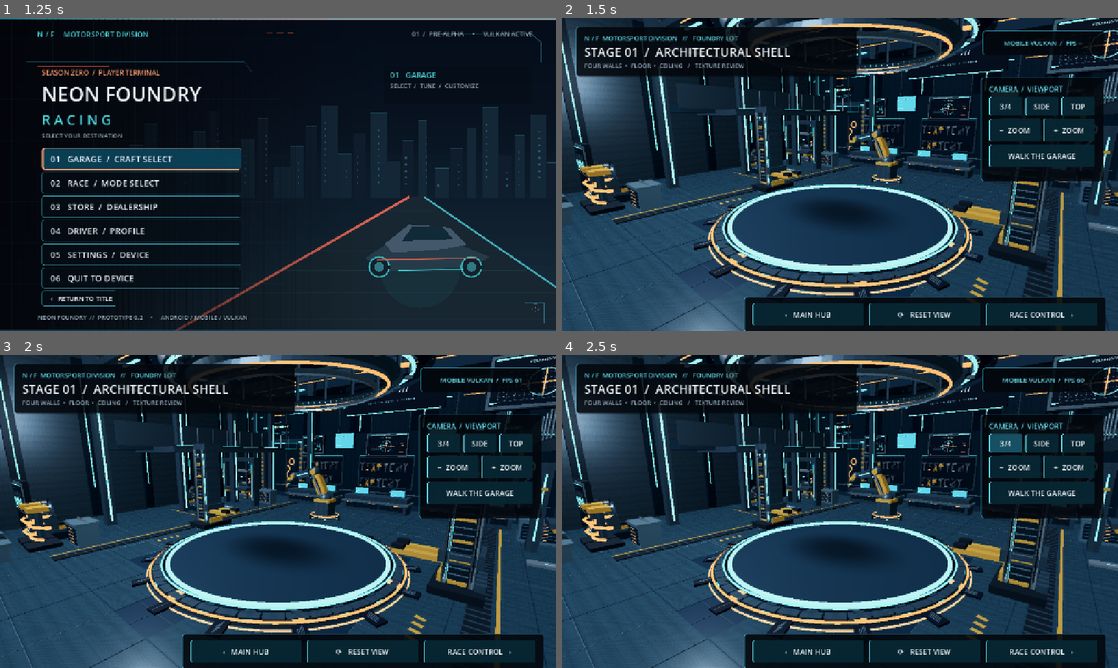
Above: before the commit, frames 1-4 (two rows, left to right).
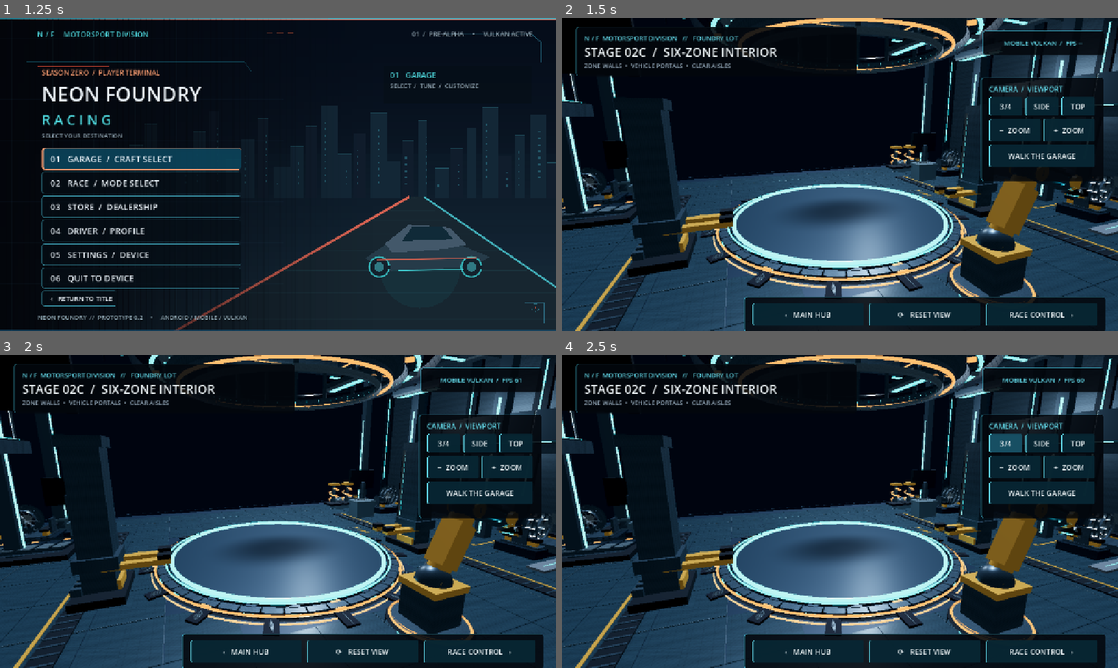
Above: after the commit, the same moments.

Repository: tpylman90-ctrl/NeonFoundry-Racing
Game: Godot game, scene res://scenes/title_menu.tscn
Same seed, same stepped clock (60 frames per second), same inputs: the game is played once before the commit and once after it.
Inputs:
- Up to frame 1 (1.25 s): click "›› ENTER THE FOUNDRY" at 0.5 s
- Up to frame 2 (1.5 s): click "01 GARAGE / CRAFT SELECT" at 1.25 s
- Up to frame 3 (2 s): no input
- Up to frame 4 (2.5 s): click "3/4" at 2 s

Frame 1 is identical in both runs. In frame 2, 48% of the frame differs, in the area x 0-100%, y 0-100%; in frame 3, 48%; in frame 4, 48%.

Commit message:
Frame garage interior through service portals

Diff:
--- a/game/scripts/garage_page.gd
+++ b/game/scripts/garage_page.gd
@@ -34,12 +34,12 @@
 var _world: Node3D
 var _camera: Camera3D
 var _vehicle_holder: Node3D
-var _yaw: float = 0.68
+var _yaw: float = 2.78
 var _pitch: float = 0.21
-var _distance: float = 14.5
-var _target_yaw: float = 0.68
+var _distance: float = 15.0
+var _target_yaw: float = 2.78
 var _target_pitch: float = 0.21
-var _target_distance: float = 14.5
+var _target_distance: float = 15.0
 var _dragging: bool = false
 var _vehicle_loaded: bool = false
 var _detail: Label
@@ -681,10 +681,10 @@
 	title_panel.add_child(head)
 	head.add_child(_label("N / F  MOTORSPORT DIVISION   //   FOUNDRY LOT", 15, CYAN))
 	head.add_child(_label(
-		"STAGE 01  /  ARCHITECTURAL SHELL" if STAGE01_REVIEW else "GARAGE  /  VEHICLE INSPECTION",
+		"STAGE 02C  /  SIX-ZONE INTERIOR" if STAGE01_REVIEW else "GARAGE  /  VEHICLE INSPECTION",
 		28, WHITE))
 	head.add_child(_label(
-		"FOUR WALLS  •  FLOOR  •  CEILING   /   TEXTURE REVIEW" if STAGE01_REVIEW
+		"ZONE WALLS  •  VEHICLE PORTALS  •  CLEAR AISLES" if STAGE01_REVIEW
 		else "FULL 3D SHOWROOM   •   TOUCH & DRAG TO ORBIT",
 		14, MUTED))
 
@@ -718,7 +718,7 @@
 	angle_row.add_theme_constant_override("separation", 6)
 	views.add_child(angle_row)
 	for spec in [
-		{"text": "3/4", "a": 0.68, "p": 0.21, "d": 14.5},
+		{"text": "3/4", "a": 2.78, "p": 0.21, "d": 15.0},
 		{"text": "SIDE", "a": 1.57, "p": 0.15, "d": 12.3},
 		{"text": "TOP", "a": 0.0, "p": 1.22, "d": 15.4}
 	]:
@@ -767,7 +767,7 @@
 	action_row.add_theme_constant_override("separation", 12)
 	bottom.add_child(action_row)
 	var back := _button("‹   MAIN HUB", func() -> void: return_to_hub.emit())
-	var spin := _button("⟳   RESET VIEW", func() -> void: _move_view(0.68, 0.21, 14.5))
+	var spin := _button("⟳   RESET VIEW", func() -> void: _move_view(2.78, 0.21, 15.0))
 	var race := _button("RACE CONTROL   ›", func() -> void: request_race_control.emit())
 	for b in [back, spin, race]:
 		b.size_flags_horizontal = Control.SIZE_EXPAND_FILL
